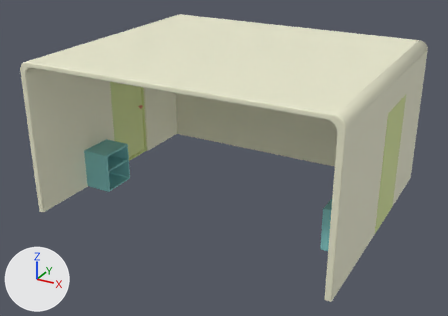
The Blender file Unity/Kykyky-Final-Project/Kykyky/Assets/Models/Furniture/LivingRoom.blend as it was, and as the next commit left it.
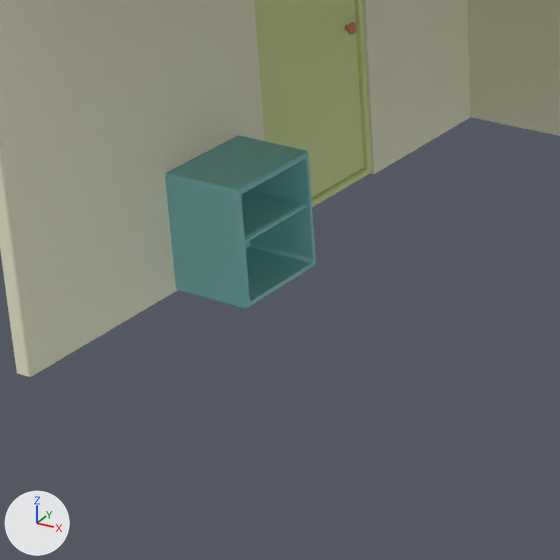
The first picture shows the older version from a 50 mm camera at (4.44, -8.47, 4.91) aimed at (-0.06, -0.28, 0.81). The close-ups show the older and then the newer version on the part from 8% to 46% of the width and 31% to 85% of the height of that picture. Only the edits that show in the close-ups are written down. The axes (+X, +Y, +Z) are drawn at lower left. The lights are the same throughout.

In view in the first close-up: 'Boolean', 'Door1.001', 'Group.001'.
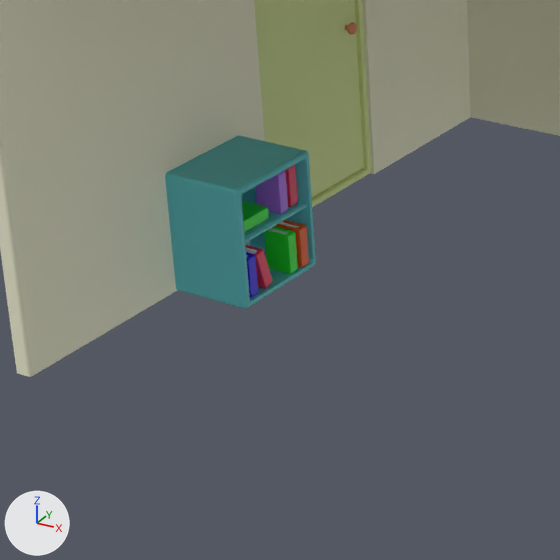
Pixel boxes [x1, y1, x2, y2] of what changed, in the close-ups (560 x 560 px):
'Group.001', recoloured: [165, 135, 316, 309] in both
'Cube.010', added: after [264, 226, 298, 274]
    faces in mat_material_020 (green #1fe72b): [264, 226, 298, 274]
'Cube.005', added: after [255, 171, 288, 214]
'Cube.008', added: after [275, 220, 309, 268]
    faces in mat_material_015 (orange #e75a11): [275, 220, 309, 268]
'Cube.009', added: after [242, 202, 269, 232]
'Cube.007', added: after [246, 245, 273, 289]
    faces in mat_material_013 (red #e7325c): [246, 245, 273, 289]
'Cube.004', added: after [285, 165, 298, 207]
'Cube.006', added: after [246, 252, 258, 298]
    faces in mat_material_011 (blue #2b00e7): [246, 252, 258, 298]

Edits to the bpy script that builds the scene:
```text
Change mat_meubles:
    mat_meubles.base_color: (0.246, 0.621, 0.621) -> (0.117, 0.571, 0.624)  # cyan #88cfcf -> cyan #60c7cf
Add ob_cube_010:
    ob_cube_010 = bpy.data.objects.new('Cube.010', me_cube_011)  # 4624 vertices, 4628 faces; spans x -1.0..1.0, y -1.0..1.0, z -1.0..1.0; in mat_material_019 (white #ffffff), mat_material_020 (green #1fe72b)
    ob_cube_010.location = (-2.021, -0.575, 0.201)
    ob_cube_010.rotation_euler = (0.0, 0.0, 1.571)  # degrees (0, 0, 90)
    ob_cube_010.scale = (-0.0329, -0.0823, -0.115)
Add ob_cube_009:
    ob_cube_009 = bpy.data.objects.new('Cube.009', me_cube_009)  # 4624 vertices, 4628 faces; spans x -1.0..1.0, y -1.0..1.0, z -1.0..1.0; in mat_material_016 (white #ffffff), mat_material_017 (green #1fe72b)
    ob_cube_009.location = (-2.076, -0.795, 0.47)
    ob_cube_009.rotation_euler = (0.0, 1.571, 1.571)  # degrees (0, 90, 90)
    ob_cube_009.scale = (-0.0329, -0.0823, -0.115)
Add ob_cube_008:
    ob_cube_008 = bpy.data.objects.new('Cube.008', me_cube_008)  # 4624 vertices, 4628 faces; spans x -1.0..1.0, y -1.0..1.0, z -1.0..1.0; in mat_material_014 (white #ffffff), mat_material_015 (orange #e75a11)
    ob_cube_008.location = (-2.011, -0.487, 0.205)
    ob_cube_008.rotation_euler = (0.0, 0.0, 1.571)  # degrees (0, 0, 90)
    ob_cube_008.scale = (-0.0329, -0.0823, -0.115)
Add ob_cube_007:
    ob_cube_007 = bpy.data.objects.new('Cube.007', me_cube_007)  # 4624 vertices, 4628 faces; spans x -1.0..1.0, y -1.0..1.0, z -1.0..1.0; in mat_material_012 (white #ffffff), mat_material_013 (red #e7325c)
    ob_cube_007.location = (-2.024, -0.815, 0.205)
    ob_cube_007.rotation_euler = (0.0, -0.262, 1.571)  # degrees (0, -15, 90)
    ob_cube_007.scale = (-0.0329, -0.0823, -0.115)
Add ob_cube_006:
    ob_cube_006 = bpy.data.objects.new('Cube.006', me_cube_006)  # 4624 vertices, 4628 faces; spans x -1.0..1.0, y -1.0..1.0, z -1.0..1.0; in mat_material_010 (white #ffffff), mat_material_011 (blue #2b00e7)
    ob_cube_006.location = (-2.026, -0.909, 0.203)
    ob_cube_006.rotation_euler = (0.0, 0.0, 1.571)  # degrees (0, 0, 90)
    ob_cube_006.scale = (-0.0329, -0.0823, -0.115)
Add ob_cube_005:
    ob_cube_005 = bpy.data.objects.new('Cube.005', me_cube_005)  # 4624 vertices, 4628 faces; spans x -1.0..1.0, y -1.0..1.0, z -1.0..1.0; in mat_material_008 (white #ffffff), mat_material_009 (purple #ae6fe7)
    ob_cube_005.location = (-2.055, -0.577, 0.55)
    ob_cube_005.rotation_euler = (0.0, 0.0, 1.571)  # degrees (0, 0, 90)
    ob_cube_005.scale = (-0.0329, -0.0823, -0.115)
Add ob_cube_004:
    ob_cube_004 = bpy.data.objects.new('Cube.004', me_cube_004)  # 4624 vertices, 4628 faces; spans x -1.0..1.0, y -1.0..1.0, z -1.0..1.0; in mat_material_006 (white #ffffff), mat_material_007 (red #e7325c)
    ob_cube_004.location = (-2.065, -0.479, 0.55)
    ob_cube_004.rotation_euler = (0.0, 0.0, 1.571)  # degrees (0, 0, 90)
    ob_cube_004.scale = (-0.0329, -0.0823, -0.115)
```
